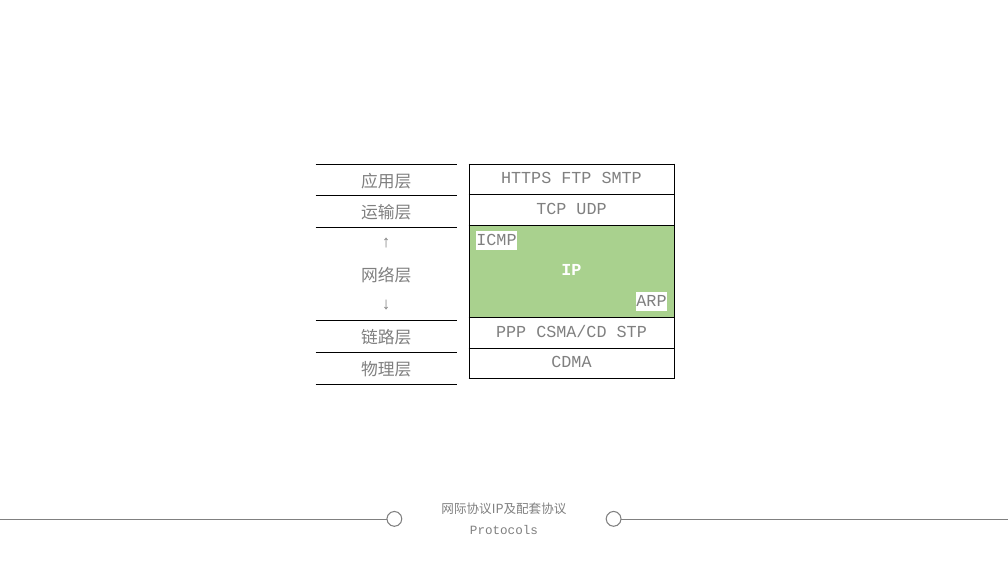
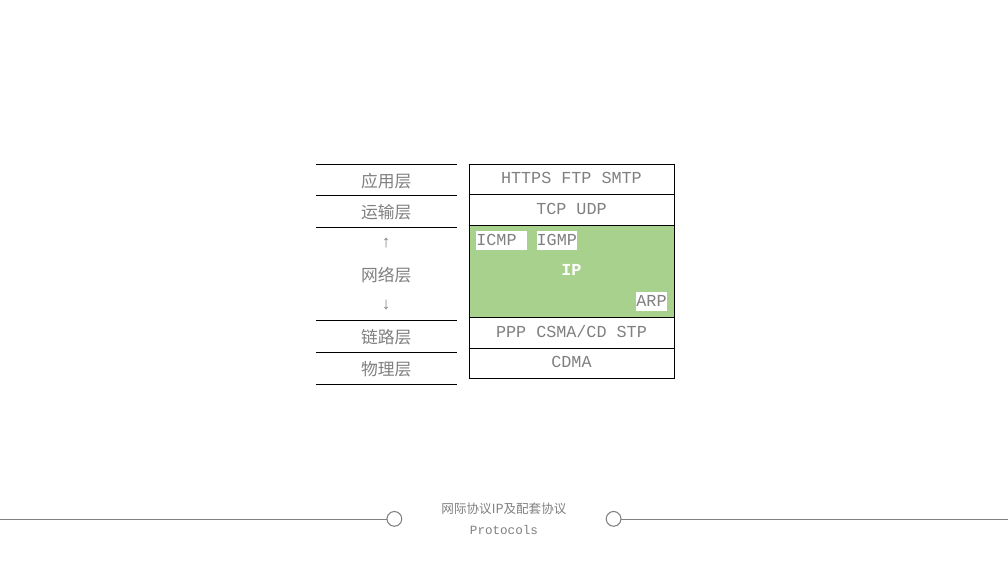
Before and after one commit to glplaman/glplaman.github.io, a slide deck: slide 11 of network/ppt/network layer 1.pptx. Drawn at 1008x567 pixels with LibreOffice and Linux fonts; fonts in the diff are those of the drawing. Boxes give left, top, right and bottom in pixels: in the first picture for what was removed or moved away, otherwise in the second. Text is boxed around its words. In the diff, an @@ line names an element or a change of style, - is before the commit and + after.

```diff
--- a/network/ppt/network layer 1.pptx
+++ b/network/ppt/network layer 1.pptx
@@ table at [469, 164, 675, 379] @@
-row 3, column 1: ICMP
+row 3, column 1: ICMP IGMP
```
Also in this commit, not shown: 10 other files.
